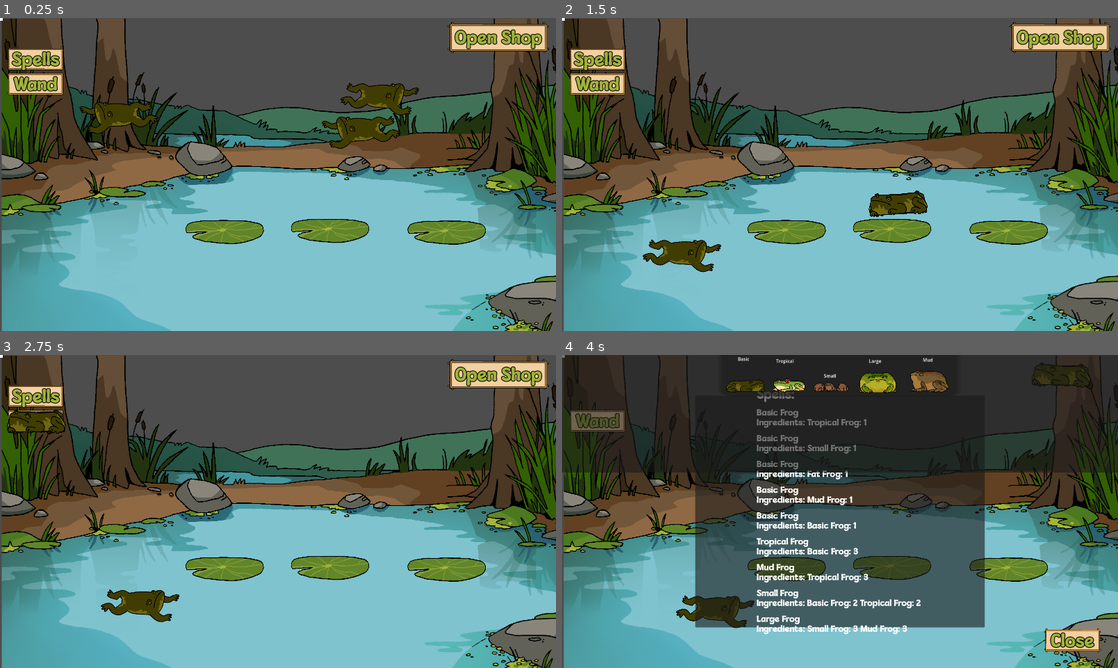
Above: before the commit, frames 1-4 (two rows, left to right).
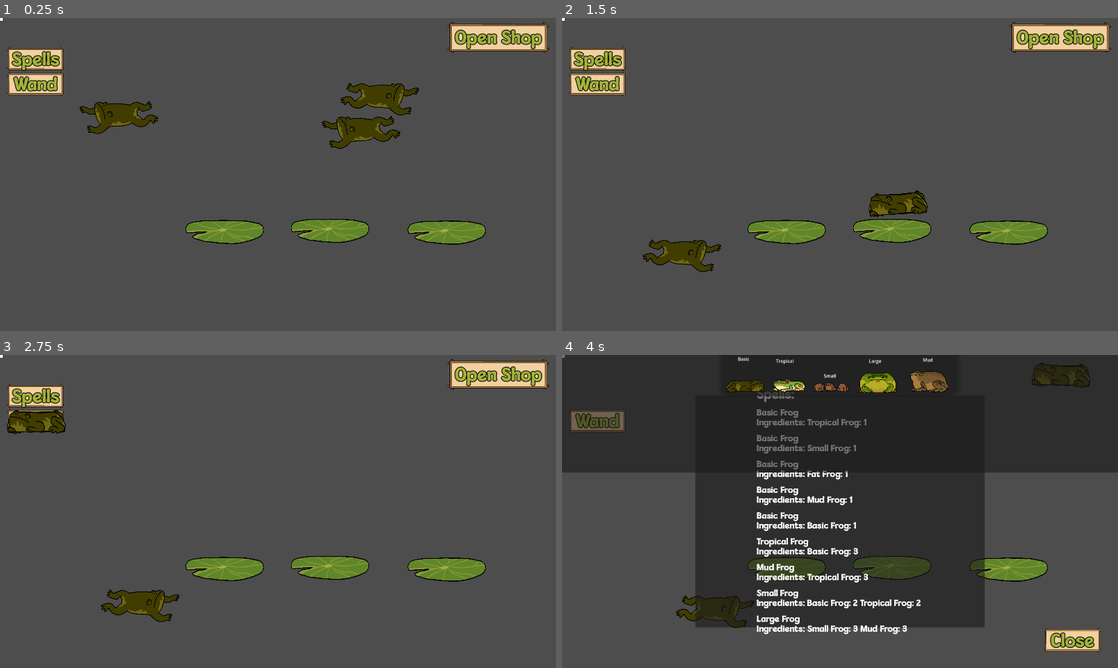
Above: after the commit, the same moments.

Repository: NotTom31/FroggeeToadems
Game: Godot game, scene res://Scenes/Levels/Test/Main-Scene-Tom.tscn
Two runs of this game, one before a commit and one after it. Both use one fixed random seed, a clock stepped at 60 frames per second and the inputs below. This scene is started directly instead of the project's main scene.
Inputs (mouse positions are in pixels of both pictures, inside the frame that each line leads up to):
- Up to frame 1 (0.25 s): no input
- Up to frame 2 (1.5 s): drag from (923, 165) to (845, 93) at 0.52 s; drag from (923, 259) to (845, 93) at 1.27 s
- Up to frame 3 (2.75 s): click "Wand" at 2 s
- Up to frame 4 (4 s): click "Spells" at 2.75 s; click "Open Shop" at 3.5 s

The runs differ from the first frame. In frame 1, 70% of the frame differs, in the area x 0-100%, y 0-100%; in frame 2, 71%; in frame 3, 71%; in frame 4, 56%.
Error in both runs: Invalid call. Nonexistent function 'set_wand_cursor' in base 'Window'. (res://Code/Managers/LevelManager.gd:266)

Commit message:
Small jump testing

Diff:
--- a/Code/FrogLogic/FrogStates/FrogSwim.gd
+++ b/Code/FrogLogic/FrogStates/FrogSwim.gd
@@ -29,6 +29,7 @@
 
 
 func Enter():
+	print("swimming enter" + str(randi_range(1,10)))
 	frog.disable_gravity()
 	$"../../FrogSpriteHandler".rotation = 0
 	$"../../FrogSpriteHandler".play_jump()
@@ -110,6 +111,7 @@
 
 func Physics_Update(delta: float):
 	# Update the cooldown timer
+	print(frog.position)
 	if swim_timer > 0:
 		swim_timer -= delta
 
--- a/Scenes/BoatDetection.tscn
+++ b/Scenes/BoatDetection.tscn
@@ -24,6 +24,7 @@
 texture = ExtResource("2_lbba3")
 
 [node name="SwampBg" type="Sprite2D" parent="."]
+visible = false
 z_index = -2
 position = Vector2(971, 545)
 scale = Vector2(0.335, 0.335)
--- a/Scenes/Frogs/FrogTypes/fat_frog.tscn
+++ b/Scenes/Frogs/FrogTypes/fat_frog.tscn
@@ -77,6 +77,8 @@
 damping = 0.975
 wander_min = 3
 wander_max = 6
+hi_bound = 680
+lo_bound = 710
 jump_chance_inverse = 5
 
 [node name="FrogJump" parent="StateMachine" index="1"]
--- a/Scenes/Frogs/FrogTypes/small_frog.tscn
+++ b/Scenes/Frogs/FrogTypes/small_frog.tscn
@@ -62,6 +62,7 @@
 move_speed_x = 150
 damping = 0.994
 wander_max = 2
+hi_bound = 660
 lo_bound = 700
 jump_chance_inverse = 4
 
--- a/Scenes/Levels/Test/Main-Scene-Tom.tscn
+++ b/Scenes/Levels/Test/Main-Scene-Tom.tscn
@@ -51,7 +51,7 @@
 [node name="Canvas_Shop" parent="." instance=ExtResource("2_llarb")]
 
 [node name="Node2D" parent="." instance=ExtResource("3_iya8w")]
-position = Vector2(949, 1100)
+position = Vector2(949, 1080)
 scale = Vector2(40, 1)
 
 [node name="FrogSpawner" parent="." node_paths=PackedStringArray("lillypad_parent") instance=ExtResource("6_p8e6y")]
@@ -73,6 +73,9 @@
 lvl_manager = NodePath("../..")
 
 [node name="FrogDetectionArea" parent="." instance=ExtResource("6_fo3t6")]
+
+[node name="SwampBg" parent="FrogDetectionArea" index="1"]
+position = Vector2(967, 545)
 
 [node name="CollisionShape2D" parent="FrogDetectionArea" index="2"]
 position = Vector2(962, 1006)
--- a/Scenes/RockDetection.tscn
+++ b/Scenes/RockDetection.tscn
@@ -24,6 +24,7 @@
 texture = ExtResource("2_tk3fp")
 
 [node name="SwampBg" type="Sprite2D" parent="."]
+visible = false
 z_index = -2
 position = Vector2(971, 545)
 scale = Vector2(0.335, 0.335)
